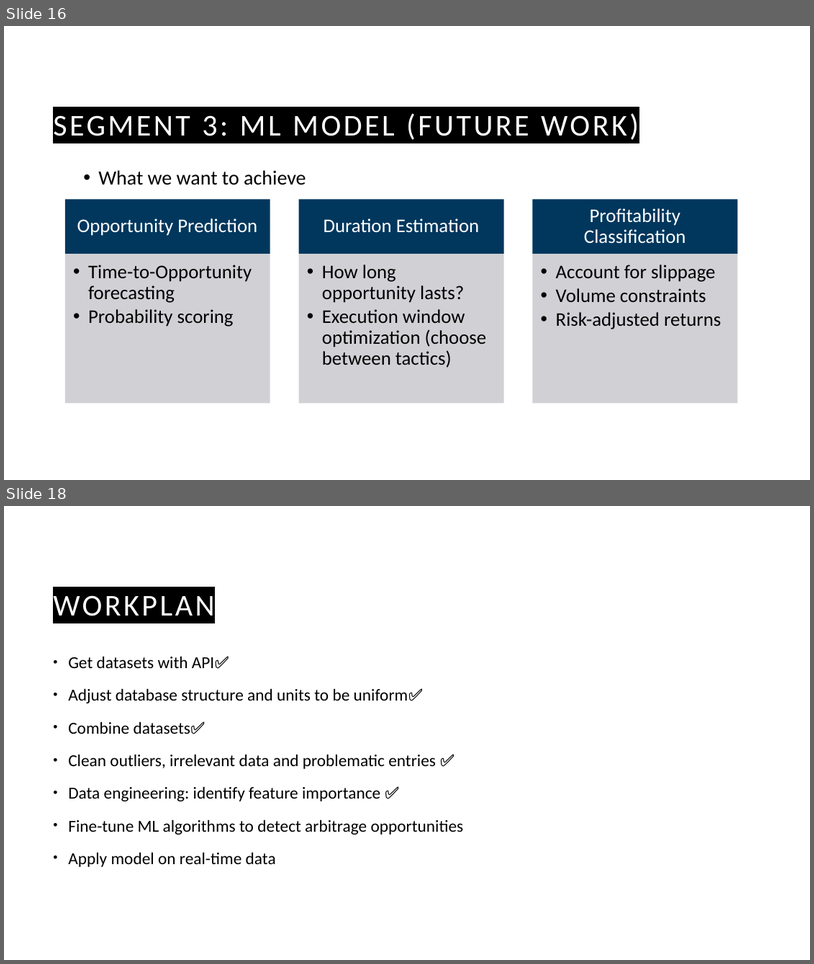
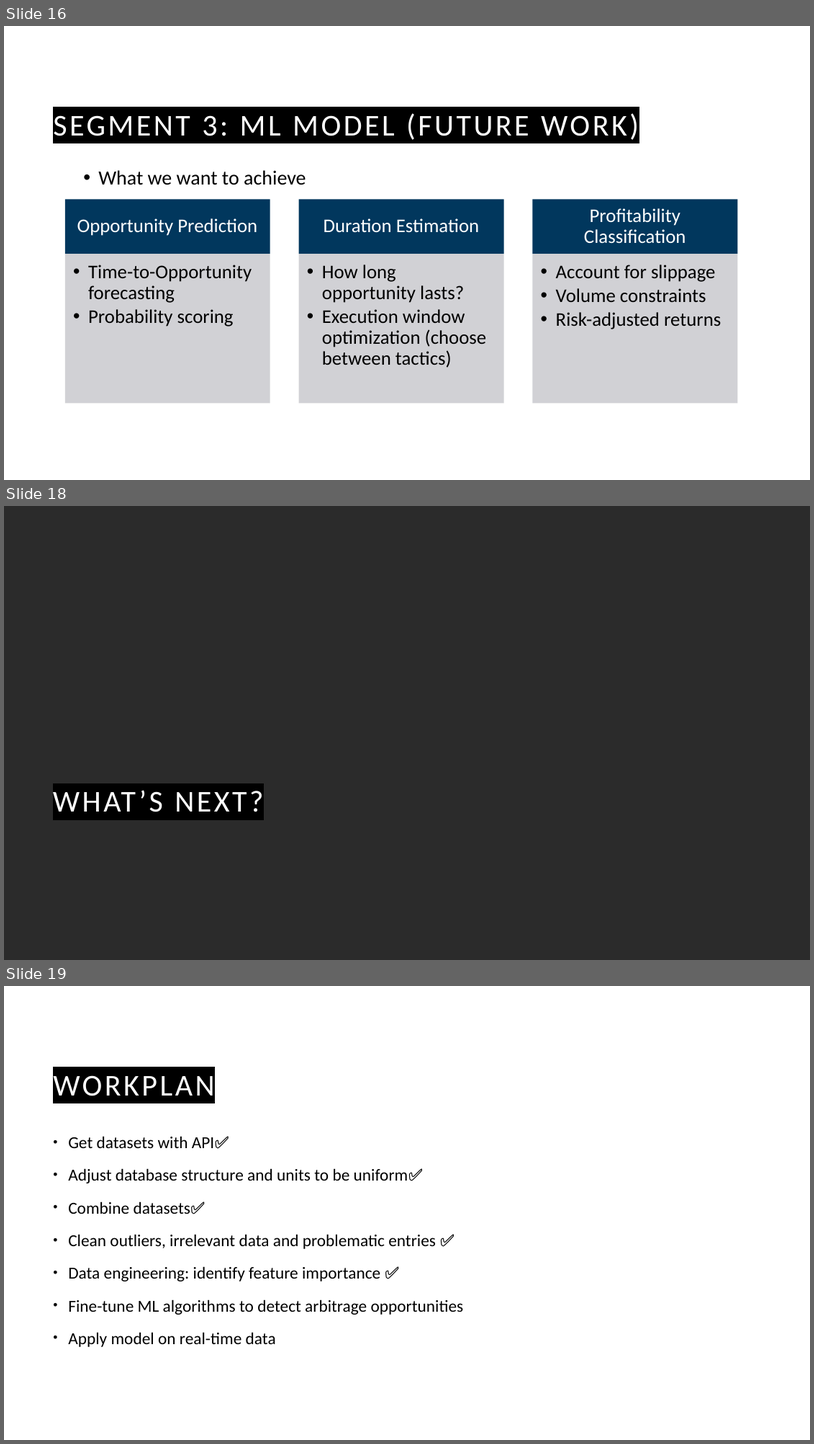
Before and after one commit to guyHarem/TAU_DS_Project, a slide deck: Presentations/Cryto Arbitrage P2.pptx. Shown one above the other, each under a label of ours: slides 16 and 18 before the commit, slides 16, 18 and 19 after it; the slides between them are not shown. The pictures are 814x964 and 814x1444 pixels, drawn with LibreOffice and Linux fonts; fonts in the diff are those of the drawing; background and template pictures are left out; a plain dark background stands for a picture behind light text. Boxes give left, top, right and bottom in pixels: in the first picture for what was removed or moved away, otherwise in the second. Text is boxed around its words. In the diff, an @@ line names an element or a change of style, - is before the commit and + after.

Commit message:
p2 final ver

```diff
--- a/Presentations/Cryto Arbitrage P2.pptx
+++ b/Presentations/Cryto Arbitrage P2.pptx
@@ slide 18 added at (4,506,810,960), background picture (left out) @@
@@ title added at (53,790,263,812), 36 pt, text #FFFFFF @@
+WHAT’S NEXT?
@@ what was slide 18 is now slide 19 @@
```
